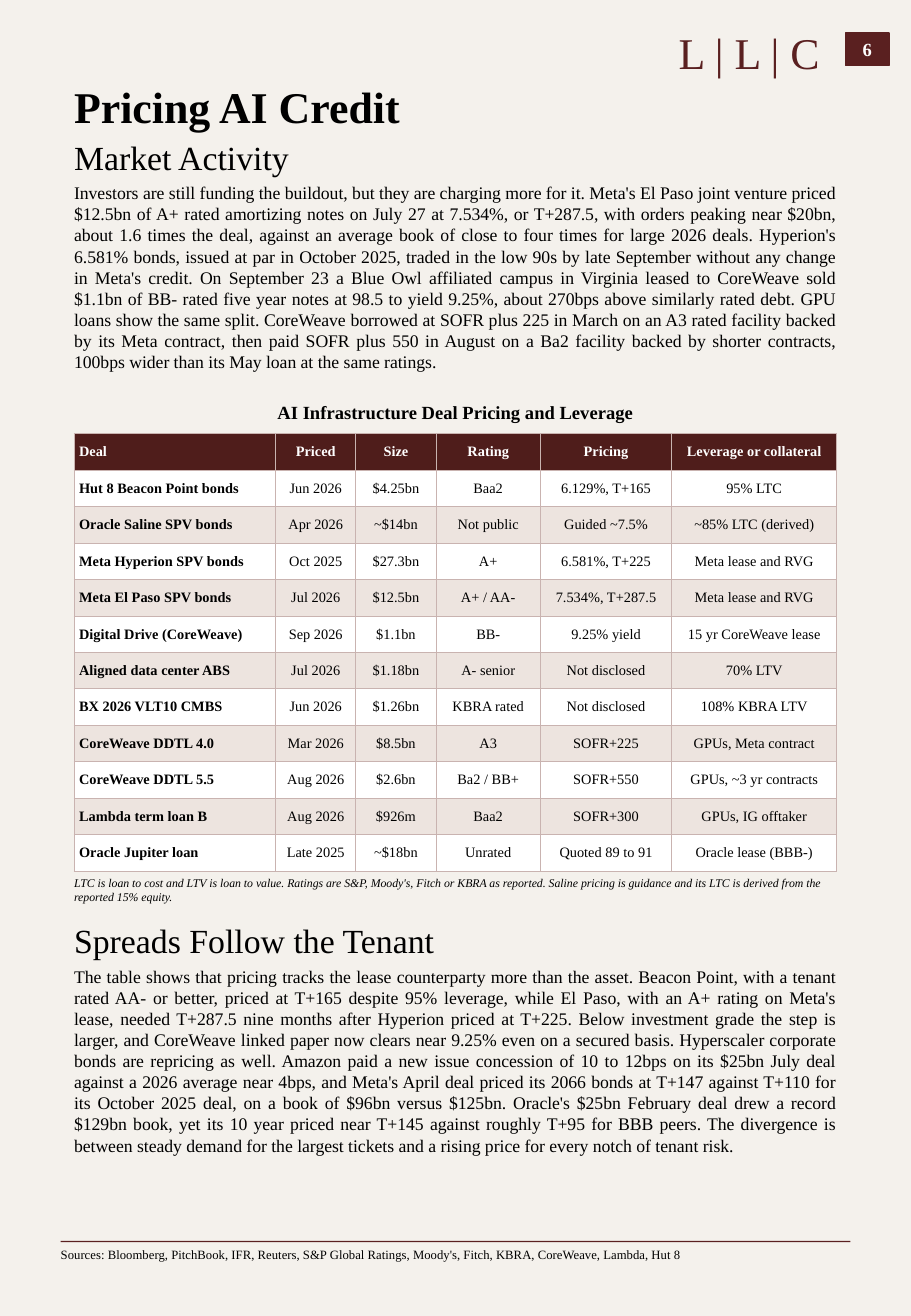
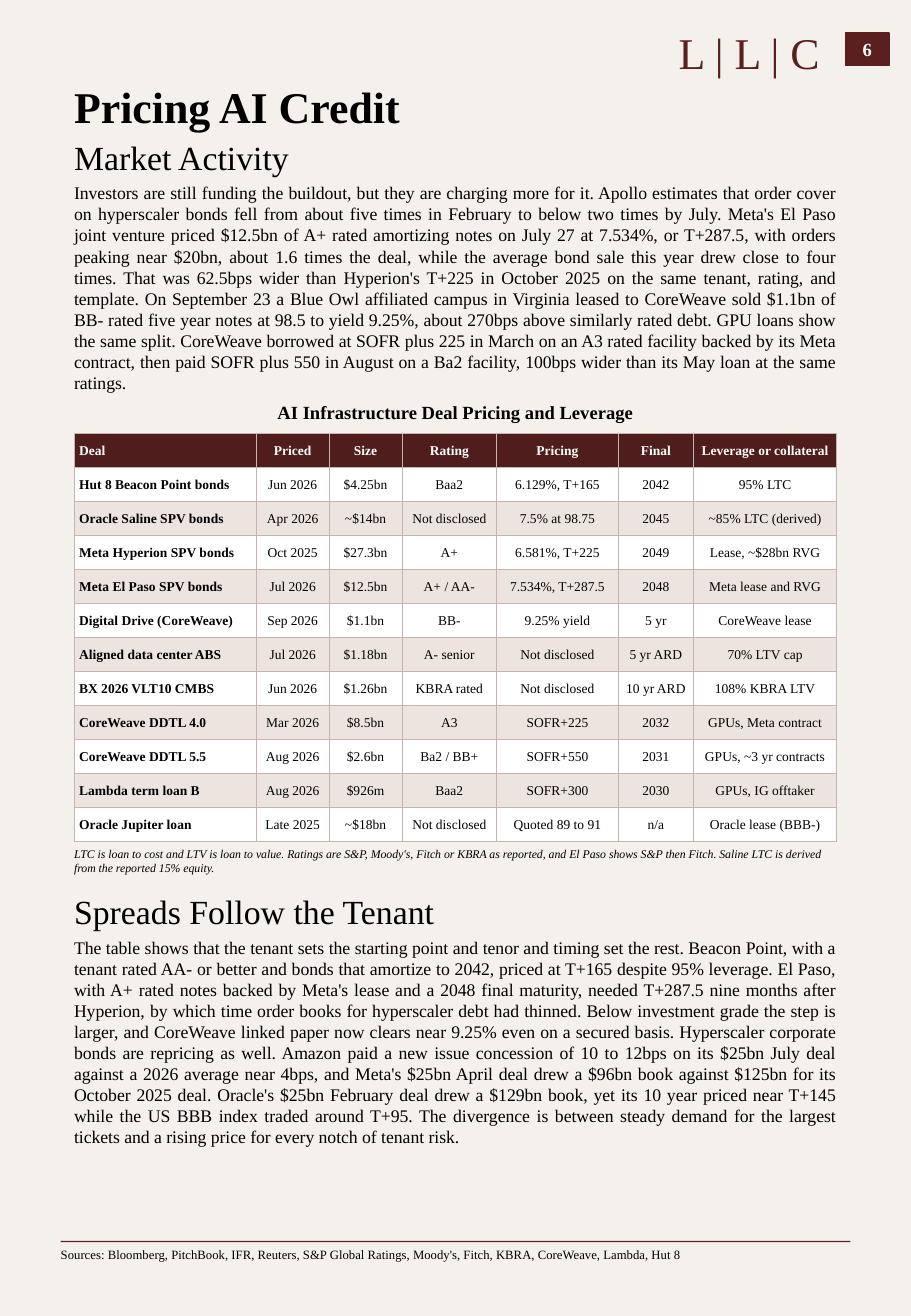
Before and after one commit to Wmccoach-source/LLC-Research-Monthly-File, a slide deck: slide 3 of outputs/LLC_AI_Infrastructure_Case_Study.pptx. Drawn at 911x1316 pixels with LibreOffice and Linux fonts; fonts in the diff are those of the drawing; background and template pictures are left out. Boxes give left, top, right and bottom in pixels: in the first picture for what was removed or moved away, otherwise in the second. Text is boxed around its words. In the diff, an @@ line names an element or a change of style, - is before the commit and + after.

```diff
--- a/outputs/LLC_AI_Infrastructure_Case_Study.pptx
+++ b/outputs/LLC_AI_Infrastructure_Case_Study.pptx
@@ text at bbox=[74, 186, 836, 393]: text changed @@
-Investors are still funding the buildout, but they are charging more for it. Meta's El Paso joint venture priced $12.5bn of A+ rated amortizing notes on July 27 at 7.534%, or T+287.5, with orders peaking near $20bn, about 1.6 times the deal, against an average book of close to four times for large 2026 deals. Hyperion's 6.581% bonds, issued at par in October 2025, traded in the low 90s by late September without any change in Meta's credit. On September 23 a Blue Owl affiliated campus in Virginia leased to CoreWeave sold $1.1bn of BB- rated five year notes at 98.5 to yield 9.25%, about 270bps above similarly rated debt. GPU loans show the same split. CoreWeave borrowed at SOFR plus 225 in March on an A3 rated facility backed by its Meta contract, then paid SOFR plus 550 in August on a Ba2 facility backed by shorter contracts, 100bps wider than its May loan at the same ratings.
+Investors are still funding the buildout, but they are charging more for it. Apollo estimates that order cover on hyperscaler bonds fell from about five times in February to below two times by July. Meta's El Paso joint venture priced $12.5bn of A+ rated amortizing notes on July 27 at 7.534%, or T+287.5, with orders peaking near $20bn, about 1.6 times the deal, while the average bond sale this year drew close to four times. That was 62.5bps wider than Hyperion's T+225 in October 2025 on the same tenant, rating, and template. On September 23 a Blue Owl affiliated campus in Virginia leased to CoreWeave sold $1.1bn of BB- rated five year notes at 98.5 to yield 9.25%, about 270bps above similarly rated debt. GPU loans show the same split. CoreWeave borrowed at SOFR plus 225 in March on an A3 rated facility backed by its Meta contract, then paid SOFR plus 550 in August on a Ba2 facility, 100bps wider than its May loan at the same ratings.
@@ table at bbox=[74, 434, 837, 836] @@
-column 4: Rating | Baa2 | Not public | A+ | A+ / AA- | BB- | A- senior | KBRA rated | A3 | Ba2 / BB+ | Baa2 | Unrated
-column 5: Pricing | 6.129%, T+165 | Guided ~7.5% | 6.581%, T+225 | 7.534%, T+287.5 | 9.25% yield | Not disclosed | Not disclosed | SOFR+225 | SOFR+550 | SOFR+300 | Quoted 89 to 91
-column 6: Leverage or collateral | 95% LTC | ~85% LTC (derived) | Meta lease and RVG | Meta lease and RVG | 15 yr CoreWeave lease | 70% LTV | 108% KBRA LTV | GPUs, Meta contract | GPUs, ~3 yr contracts | GPUs, IG offtaker | Oracle lease (BBB-)
+column 4: Rating | Baa2 | Not disclosed | A+ | A+ / AA- | BB- | A- senior | KBRA rated | A3 | Ba2 / BB+ | Baa2 | Not disclosed
+column 5: Pricing | 6.129%, T+165 | 7.5% at 98.75 | 6.581%, T+225 | 7.534%, T+287.5 | 9.25% yield | Not disclosed | Not disclosed | SOFR+225 | SOFR+550 | SOFR+300 | Quoted 89 to 91
+column 6: Final | 2042 | 2045 | 2049 | 2048 | 5 yr | 5 yr ARD | 10 yr ARD | 2032 | 2031 | 2030 | n/a
+column 7: Leverage or collateral | 95% LTC | ~85% LTC (derived) | Lease, ~$28bn RVG | Meta lease and RVG | CoreWeave lease | 70% LTV cap | 108% KBRA LTV | GPUs, Meta contract | GPUs, ~3 yr contracts | GPUs, IG offtaker | Oracle lease (BBB-)
@@ text at bbox=[74, 849, 821, 875]: text changed @@
-LTC is loan to cost and LTV is loan to value. Ratings are S&P, Moody's, Fitch or KBRA as reported. Saline pricing is guidance and its LTC is derived from the reported 15% equity.
+LTC is loan to cost and LTV is loan to value. Ratings are S&P, Moody's, Fitch or KBRA as reported, and El Paso shows S&P then Fitch. Saline LTC is derived from the reported 15% equity.
@@ text "Spreads Follow the Tenant": place and size @@
-text "Spreads Follow the Tenant" at bbox=[74, 929, 434, 960]
+text "Spreads Follow the Tenant" at bbox=[74, 900, 434, 931]
@@ text at bbox=[74, 941, 836, 1147]: text changed @@
-The table shows that pricing tracks the lease counterparty more than the asset. Beacon Point, with a tenant rated AA- or better, priced at T+165 despite 95% leverage, while El Paso, with an A+ rating on Meta's lease, needed T+287.5 nine months after Hyperion priced at T+225. Below investment grade the step is larger, and CoreWeave linked paper now clears near 9.25% even on a secured basis. Hyperscaler corporate bonds are repricing as well. Amazon paid a new issue concession of 10 to 12bps on its $25bn July deal against a 2026 average near 4bps, and Meta's April deal priced its 2066 bonds at T+147 against T+110 for its October 2025 deal, on a book of $96bn versus $125bn. Oracle's $25bn February deal drew a record $129bn book, yet its 10 year priced near T+145 against roughly T+95 for BBB peers. The divergence is between steady demand for the largest tickets and a rising price for every notch of tenant risk.
+The table shows that the tenant sets the starting point and tenor and timing set the rest. Beacon Point, with a tenant rated AA- or better and bonds that amortize to 2042, priced at T+165 despite 95% leverage. El Paso, with A+ rated notes backed by Meta's lease and a 2048 final maturity, needed T+287.5 nine months after Hyperion, by which time order books for hyperscaler debt had thinned. Below investment grade the step is larger, and CoreWeave linked paper now clears near 9.25% even on a secured basis. Hyperscaler corporate bonds are repricing as well. Amazon paid a new issue concession of 10 to 12bps on its $25bn July deal against a 2026 average near 4bps, and Meta's $25bn April deal drew a $96bn book against $125bn for its October 2025 deal. Oracle's $25bn February deal drew a $129bn book, yet its 10 year priced near T+145 while the US BBB index traded around T+95. The divergence is between steady demand for the largest tickets and a rising price for every notch of tenant risk.
```
Also in this commit, not shown: 2 other slides changed, 6 other files.
